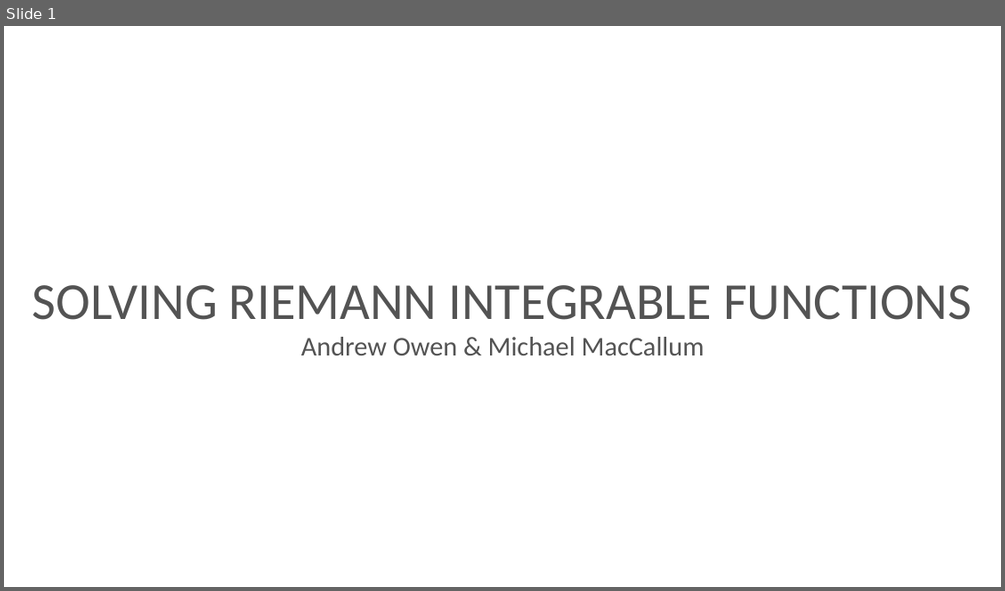
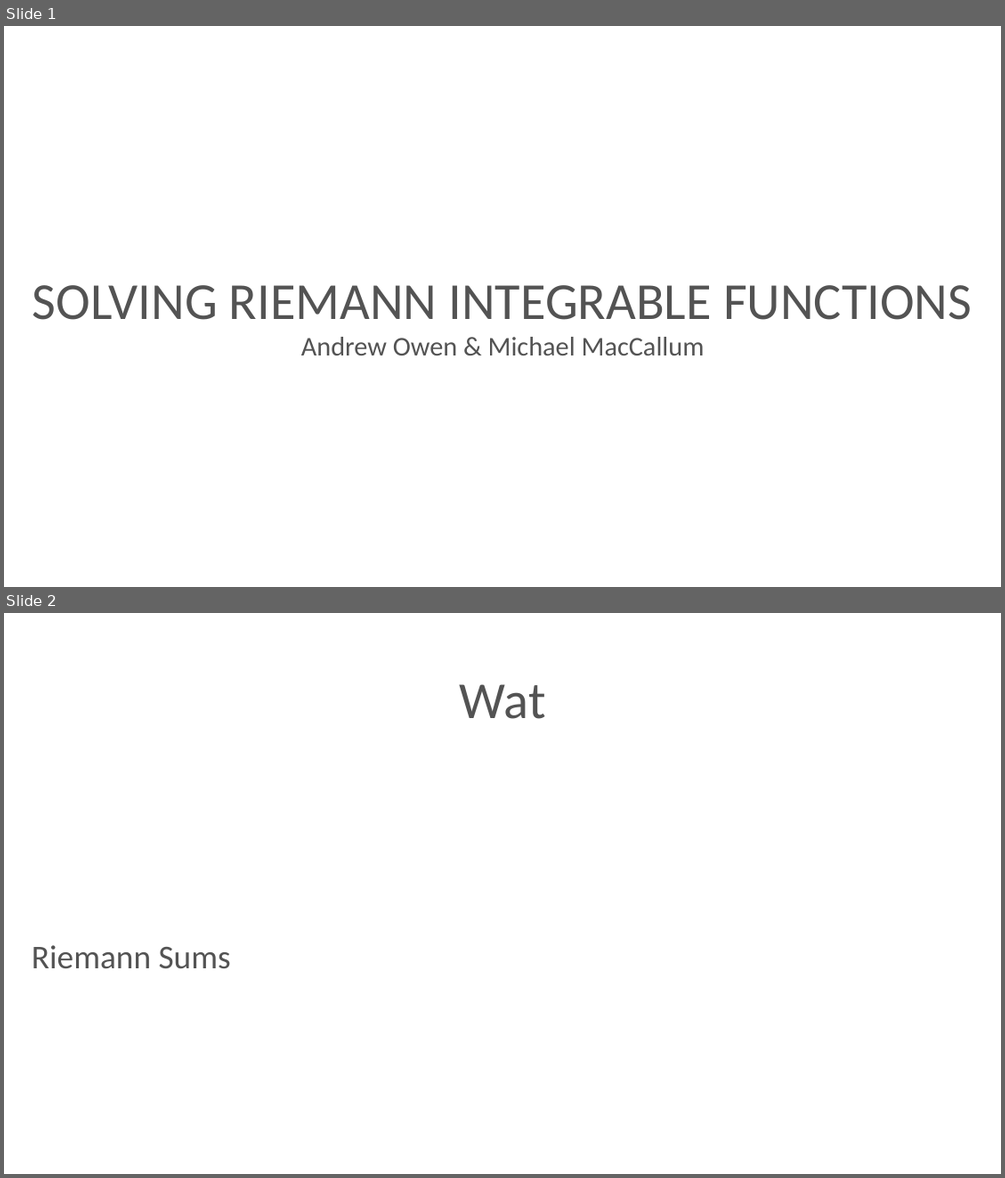
Before and after one commit to NSPostWhenIdle/RiemannSumsProject, a slide deck: Slides/RoughDraft.ppt. Shown one above the other, each under a label of ours: slide 1 before the commit, slides 1 and 2 after it. The pictures are 1005x591 and 1005x1178 pixels, drawn with LibreOffice and Linux fonts; fonts in the diff are those of the drawing; background and template pictures are left out. Boxes give left, top, right and bottom in pixels: in the first picture for what was removed or moved away, otherwise in the second. Text is boxed around its words. In the diff, an @@ line names an element or a change of style, - is before the commit and + after.

```diff
--- a/Slides/RoughDraft.ppt
+++ b/Slides/RoughDraft.ppt
@@ slide 2 added at [4,613,1001,1174], background picture (left out) @@
@@ title added at [460,684,546,719], 100 pt, text #535353 @@
+Wat
@@ text added at [32,945,231,969], 64 pt, text #535353 @@
+Riemann Sums
```
Also in this commit, not shown: 1 slide changed, 5 other slides added, 5 slides removed, 2 other files.
